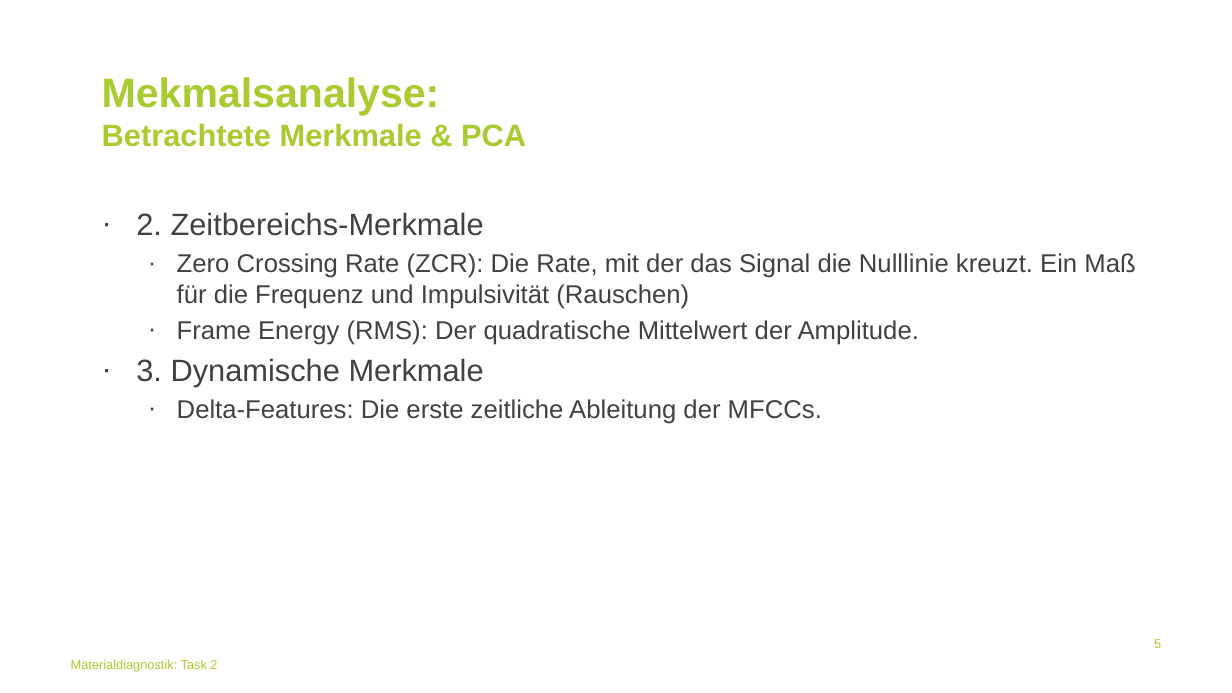
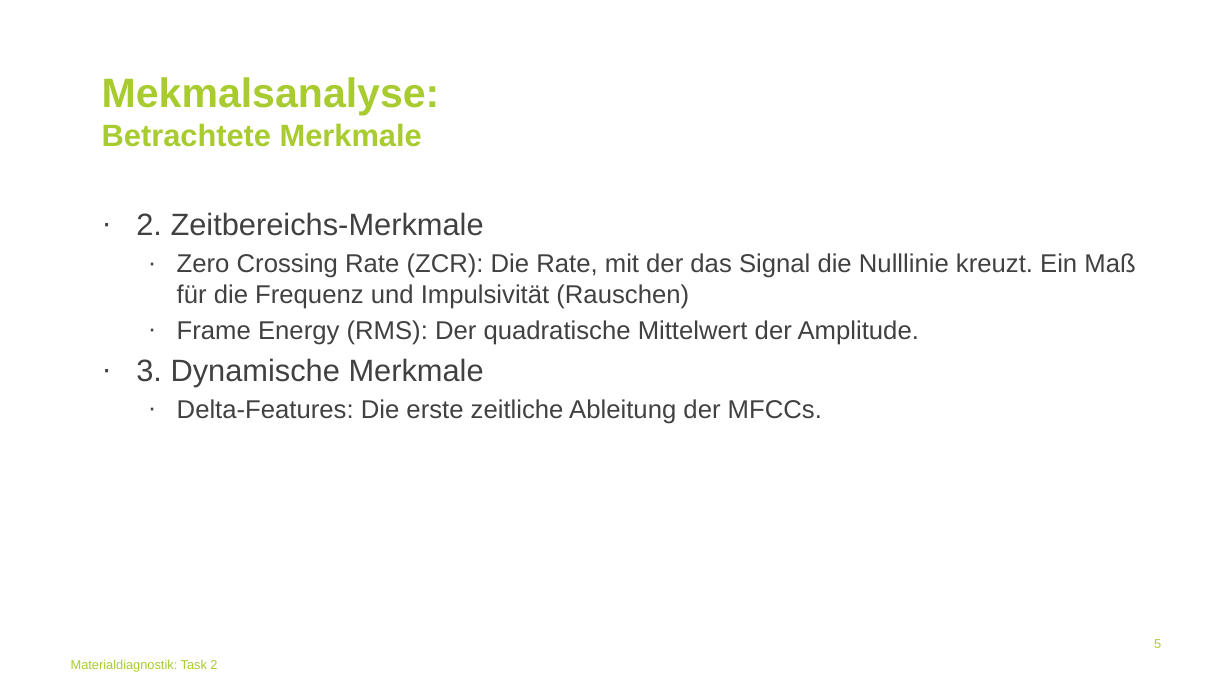
Before and after one commit to BGielczynski/AI_diagnostics, a slide deck: slide 5 of Task_2/Task2Powerpoint.pptx. Drawn at 1232x693 pixels with LibreOffice and Linux fonts; fonts in the diff are those of the drawing; background and template pictures are left out. Boxes give left, top, right and bottom in pixels: in the first picture for what was removed or moved away, otherwise in the second. Text is boxed around its words. In the diff, an @@ line names an element or a change of style, - is before the commit and + after.

```diff
--- a/Task_2/Task2Powerpoint.pptx
+++ b/Task_2/Task2Powerpoint.pptx
@@ title at (x1=102, y1=77, x2=440, y2=147): text changed @@
-Mekmalsanalyse:
-Betrachtete Merkmale & PCA
+Mekmalsanalyse:
+Betrachtete Merkmale
```
Also in this commit, not shown: 1 other slide changed, 3 slides added, 1 slide removed.
